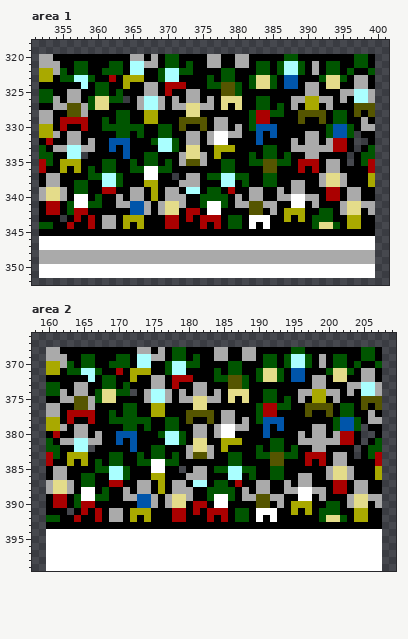
Edited in one commit: pixel-art file (Assets/Sprites/pixel-art-stuff/ground-tile-set.aseprite). Above: the version before the commit.
848x400 pixels, 1 frame. Colours within 5 levels of each other are drawn and written as one. Shown: area 1: x 351..401, y 318..352; area 2: x 158..209, y 366..399. The commit also changed other parts of the picture, which this record leaves out.
The result:
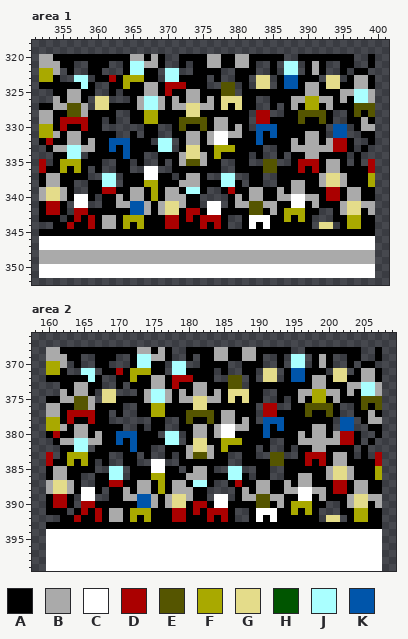
Palette (. is transparent): A #000000  B #aaaaaa  C #ffffff  D #aa0000  E #555500  F #a9a900  G #e4dc8a  H #005500  J #aaffff  K #0055aa
The edit:
Area 1, layer "base":
y 320: x 370..371 HH -> ..; x 387..388 HH -> ..; x 397..398 HH -> ..
y 321: x 357..358 HH -> ..; x 362..363 HH -> ..; x 370..371 HH -> ..; x 373 H -> .; x 383..384 HH -> ..; x 386 H -> .; x 389 H -> .; x 393..394 HH -> ..; x 397..398 HH -> ..
y 322: x 355 H -> .; x 357..358 HH -> ..; x 361..363 HHH -> ...; x 369 H -> .; x 372..373 HH -> ..; x 378..379 HH -> ..; x 383..384 HH -> ..; x 386 H -> .; x 389 H -> .; x 393..394 HH -> ..; x 396 H -> .; x 399 H -> .
y 323: x 355..356 HH -> ..; x 359 H -> .; x 369 H -> .; x 376 H -> .; x 378..379 HH -> ..; x 382 H -> .; x 385 H -> .; x 392 H -> .; x 395 H -> .
y 324: x 360..361 HH -> ..; x 376..377 HH -> ..; x 380 H -> .; x 382 H -> .; x 385 H -> .
y 325: x 352..353 HH -> ..; x 360..361 HH -> ..; x 363 H -> .; x 380 H -> .
y 326: x 352..353 HH -> ..; x 359 H -> .; x 362..363 HH -> ..; x 383..384 HH -> ..
y 327: x 359 H -> .; x 383..384 HH -> ..; x 386 H -> .
y 328: x 363..364 HH -> ..; x 382 H -> .; x 385..386 HH -> ..; x 394..395 HH -> ..
y 329: x 361 H -> .; x 363..364 HH -> ..; x 382 H -> .; x 394..395 HH -> ..
y 330: x 361..366 HHHHHH -> ......; x 369..370 HH -> ..; x 382 H -> .; x 393 H -> .; x 396 H -> .
y 331: x 363..364 HH -> ..; x 366 H -> .; x 369..370 HH -> ..; x 393 H -> .; x 396 H -> .
y 332: x 368 H -> .; x 371 H -> .
y 333: x 352 H -> .; x 371 H -> .; x 384..385 HH -> ..; x 399 H -> .
y 334: x 352..353 HH -> ..; x 367..368 HH -> ..; x 382 H -> .; x 384..385 HH -> ..; x 387 H -> .; x 398..399 HH -> ..
y 335: x 353 H -> .; x 361..362 HH -> ..; x 365 H -> .; x 367..368 HH -> ..; x 370 H -> .; x 378..379 HH -> ..; x 382..383 HH -> ..; x 386..387 HH -> ..; x 398 H -> .
y 336: x 359 H -> .; x 361..362 HH -> ..; x 365..366 HH -> ..; x 369..370 HH -> ..; x 378..379 HH -> ..
y 337: x 359..360 HH -> ..; x 363 H -> .; x 376..377 HH -> ..; x 380..381 HH -> ..; x 384..385 HH -> ..
y 338: x 357..358 HH -> ..; x 363 H -> .; x 381 H -> .; x 384..385 HH -> ..
y 339: x 357..358 HH -> ..; x 376..377 HH -> ..
y 340: x 360 H -> .; x 375..378 HHHH -> ....
y 341: x 356 H -> .; x 359..360 HH -> ..; x 375 H -> .; x 378 H -> .
y 342: x 356 H -> .; x 392..393 HH -> ..
y 343: x 379..380 HH -> ..; x 391..393 HHH -> ...
y 344: x 352..353 HH -> ..; x 379..380 HH -> ..; x 391 H -> .; x 394 H -> .
Area 2, layer "base":
y 368: x 178..179 HH -> ..; x 195..196 HH -> ..; x 205..206 HH -> ..
y 369: x 165..166 HH -> ..; x 170..171 HH -> ..; x 178..179 HH -> ..; x 181 H -> .; x 191..192 HH -> ..; x 194 H -> .; x 197 H -> .; x 201..202 HH -> ..; x 205..206 HH -> ..
y 370: x 163 H -> .; x 165..166 HH -> ..; x 169..171 HHH -> ...; x 177 H -> .; x 180..181 HH -> ..; x 186..187 HH -> ..; x 191..192 HH -> ..; x 194 H -> .; x 197 H -> .; x 201..202 HH -> ..; x 204 H -> .; x 207 H -> .
y 371: x 163..164 HH -> ..; x 167 H -> .; x 177 H -> .; x 184 H -> .; x 186..187 HH -> ..; x 190 H -> .; x 193 H -> .; x 200 H -> .; x 203 H -> .
y 372: x 168..169 HH -> ..; x 184..185 HH -> ..; x 188 H -> .; x 190 H -> .; x 193 H -> .
y 373: x 160..161 HH -> ..; x 168..169 HH -> ..; x 171 H -> .; x 188 H -> .
y 374: x 160..161 HH -> ..; x 167 H -> .; x 170..171 HH -> ..; x 191..192 HH -> ..
y 375: x 167 H -> .; x 191..192 HH -> ..; x 194 H -> .
y 376: x 171..172 HH -> ..; x 190 H -> .; x 193..194 HH -> ..; x 202..203 HH -> ..
y 377: x 169 H -> .; x 171..172 HH -> ..; x 190 H -> .; x 202..203 HH -> ..
y 378: x 169..174 HHHHHH -> ......; x 177..178 HH -> ..; x 190 H -> .; x 201 H -> .; x 204 H -> .
y 379: x 171..172 HH -> ..; x 174 H -> .; x 177..178 HH -> ..; x 201 H -> .; x 204 H -> .
y 380: x 176 H -> .; x 179 H -> .
y 381: x 160 H -> .; x 179 H -> .; x 192..193 HH -> ..; x 207 H -> .
y 382: x 160..161 HH -> ..; x 175..176 HH -> ..; x 190 H -> .; x 192..193 HH -> ..; x 195 H -> .; x 206..207 HH -> ..
y 383: x 161 H -> .; x 169..170 HH -> ..; x 173 H -> .; x 175..176 HH -> ..; x 178 H -> .; x 186..187 HH -> ..; x 190..191 HH -> ..; x 194..195 HH -> ..; x 206 H -> .
y 384: x 167 H -> .; x 169..170 HH -> ..; x 173..174 HH -> ..; x 177..178 HH -> ..; x 186..187 HH -> ..
y 385: x 167..168 HH -> ..; x 171 H -> .; x 184..185 HH -> ..; x 188..189 HH -> ..; x 192..193 HH -> ..
y 386: x 165..166 HH -> ..; x 171 H -> .; x 189 H -> .; x 192..193 HH -> ..
y 387: x 165..166 HH -> ..; x 184..185 HH -> ..
y 388: x 168 H -> .; x 183..186 HHHH -> ....
y 389: x 164 H -> .; x 167..168 HH -> ..; x 183 H -> .; x 186 H -> .
y 390: x 164 H -> .; x 200..201 HH -> ..
y 391: x 187..188 HH -> ..; x 199..201 HHH -> ...
y 392: x 160..161 HH -> ..; x 187..188 HH -> ..; x 199 H -> .; x 202 H -> .
Where, in picture pixels (left, top, right, bottom), the same in both pictures:
erased: (39, 54, 375, 229)
erased: (46, 347, 382, 522)
